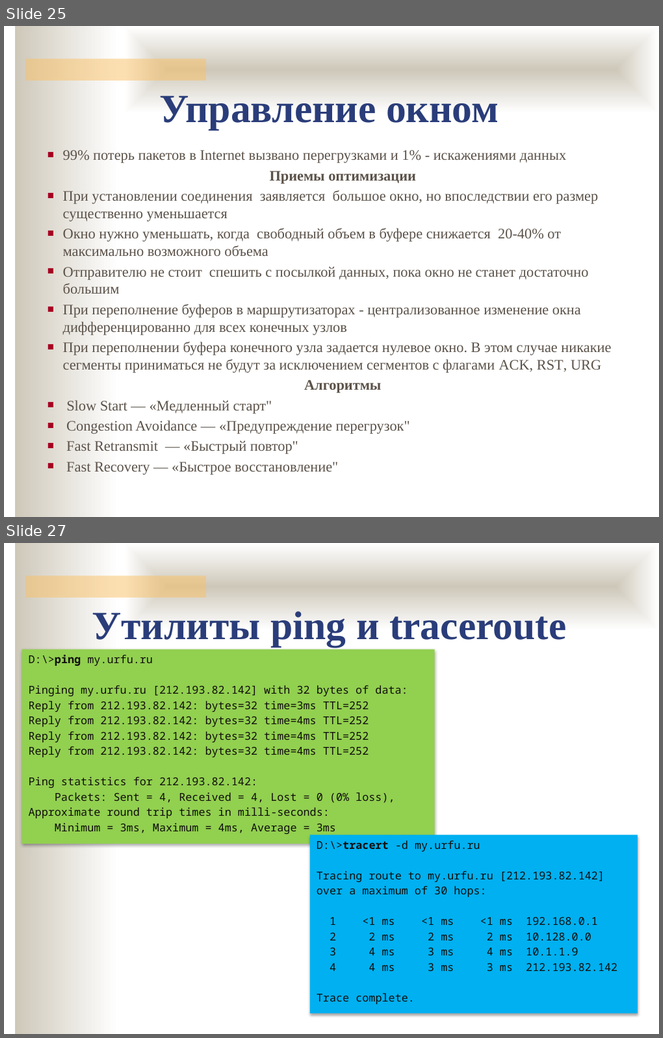
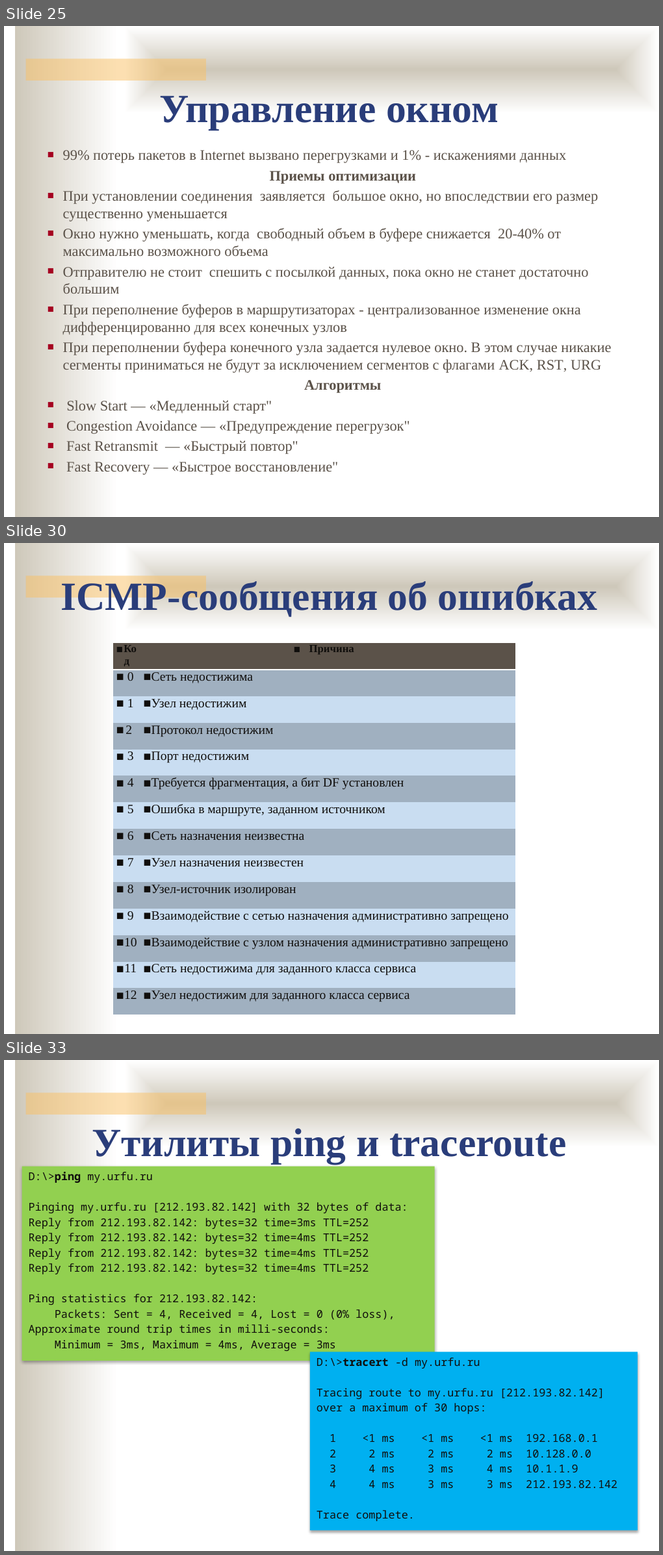
Before and after one commit to ukoloff/nets, a slide deck: lecture/11.pptx. Shown one above the other, each under a label of ours: slides 25 and 27 before the commit, slides 25, 30 and 33 after it; the slides between them are not shown. The pictures are 663x1038 and 663x1555 pixels, drawn with LibreOffice and Linux fonts; fonts in the diff are those of the drawing; background and template pictures are left out. Boxes give left, top, right and bottom in pixels: in the first picture for what was removed or moved away, otherwise in the second. Text is boxed around its words. In the diff, an @@ line names an element or a change of style, - is before the commit and + after.

```diff
--- a/lecture/11.pptx
+++ b/lecture/11.pptx
@@ slide 30 added at (x1=4, y1=543, x2=659, y2=1034), background #FFFFFF; not listed: 3 template elements that a slide beside it also shows @@
@@ text added at (x1=61, y1=579, x2=597, y2=617), 44 pt, text #2A3D7A, bold @@
+ICMP-сообщения об ошибках
@@ table added at (x1=113, y1=643, x2=516, y2=1016), 14 rows, 2 columns @@
+Код | Причина
+0 | Сеть недостижима
+1 | Узел недостижим
+2 | Протокол недостижим
+3 | Порт недостижим
+4 | Требуется фрагментация, а бит DF установлен
+5 | Ошибка в маршруте, заданном источником
+6 | Сеть назначения неизвестна
+7 | Узел назначения неизвестен
+8 | Узел-источник изолирован
+9 | Взаимодействие с сетью назначения административно запрещено
+10 | Взаимодействие с узлом назначения административно запрещено
+11 | Сеть недостижима для заданного класса сервиса
+12 | Узел недостижим для заданного класса сервиса
@@ what was slide 27 is now slide 33 @@
```
Also in this commit, not shown: 1 slide changed, 5 other slides added.
